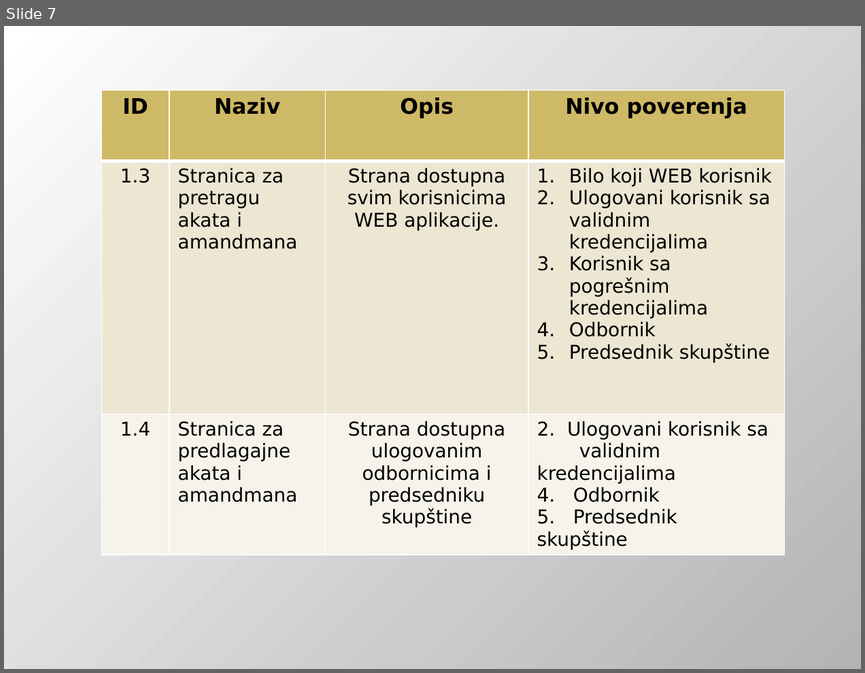
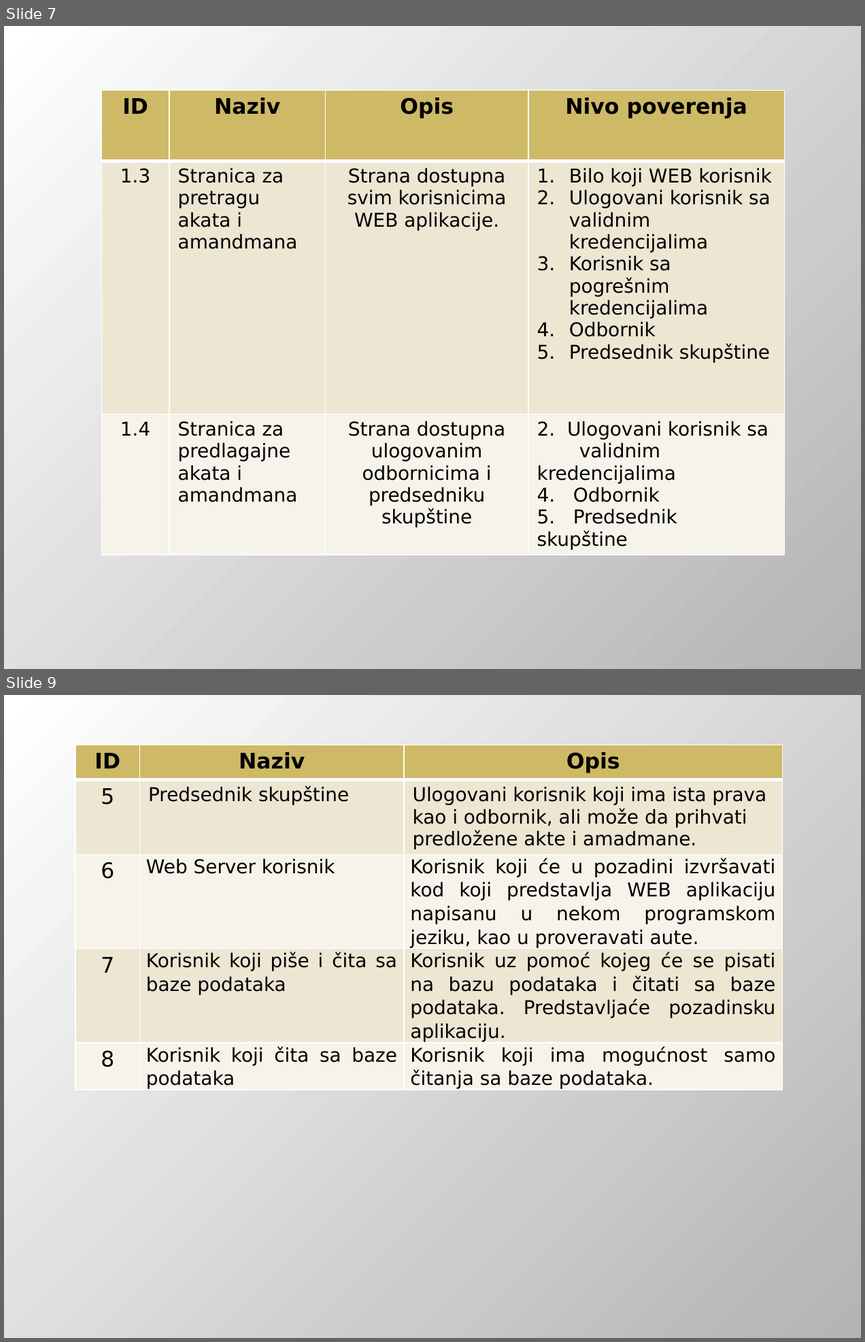
Before and after one commit to DejanUrosevic/XML-Projekat, a slide deck: Model Pretnji.pptx. Shown one above the other, each under a label of ours: slide 7 before the commit, slides 7 and 9 after it; the slides between them are not shown. The pictures are 865x673 and 865x1342 pixels, drawn with LibreOffice and Linux fonts; fonts in the diff are those of the drawing. Boxes give left, top, right and bottom in pixels: in the first picture for what was removed or moved away, otherwise in the second. Text is boxed around its words. In the diff, an @@ line names an element or a change of style, - is before the commit and + after.

Commit message:
U permisije dodat Korisnik koji samo cita sa baze. Permisije i Data flow diagram dodati na prezentaciju.

```diff
--- a/Model Pretnji.pptx
+++ b/Model Pretnji.pptx
@@ slide 9 added at <box>4,695,861,1338</box>, background gradient #FFFFFF to #B4B4B4 @@
@@ table added at <box>75,745,782,1098</box>, 5 rows, 3 columns @@
+ID | Naziv | Opis
+5 | Predsednik skupštine | Ulogovani korisnik koji ima ista prava kao i odbornik, ali može da prihvati predložene akte i amadmane.
+6 | Web Server korisnik | Korisnik koji će u pozadini izvršavati kod koji predstavlja WEB aplikaciju napisanu u nekom programskom jeziku, kao u proveravati aute.
+7 | Korisnik koji piše i čita sa baze podataka | Korisnik uz pomoć kojeg će se pisati na bazu podataka i čitati sa baze podataka. Predstavljaće pozadinsku aplikaciju.
+8 | Korisnik koji čita sa baze podataka | Korisnik koji ima mogućnost samo čitanja sa baze podataka.
```
Also in this commit, not shown: 6 other slides added.
